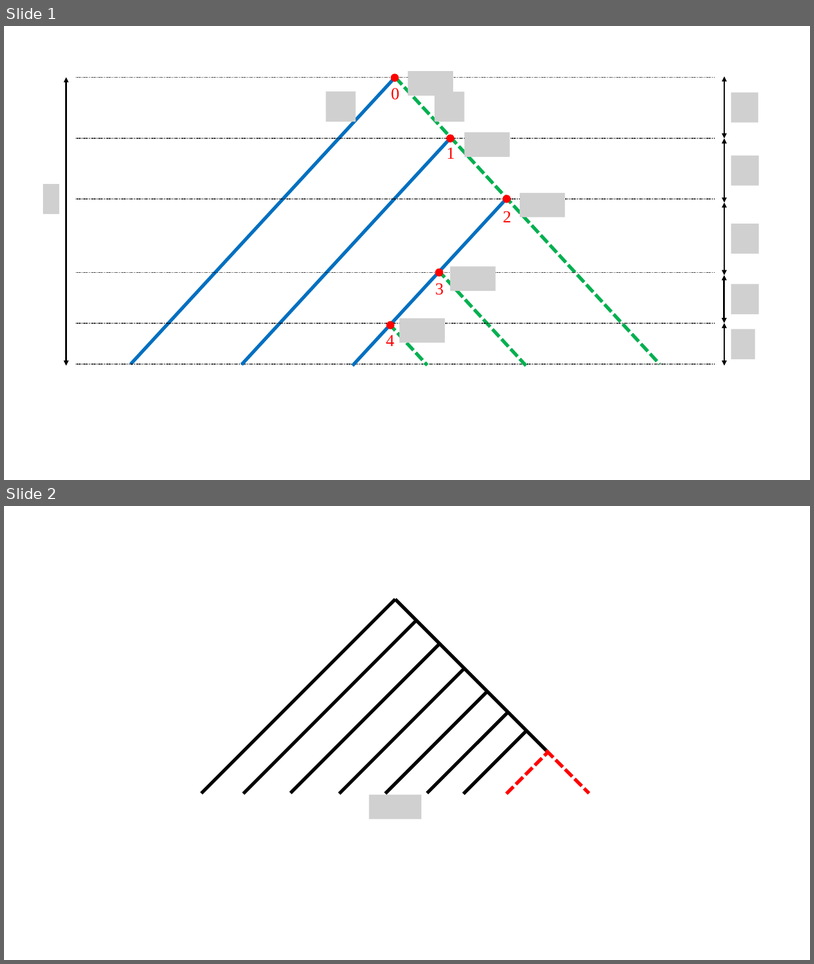
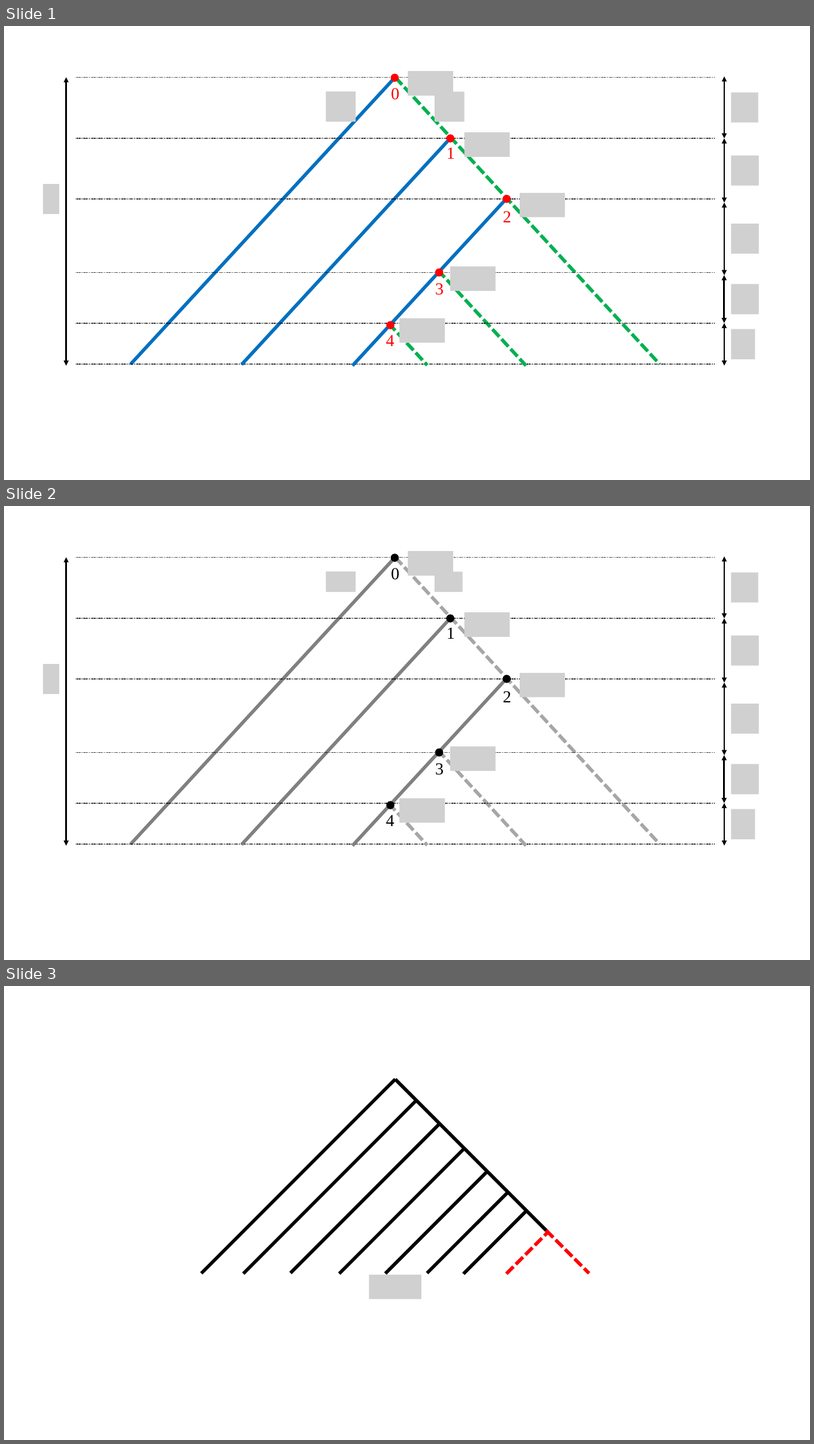
Before and after one commit to niemasd/Dual-Birth-Model, a slide deck: figures/model_figures.pptx. Shown one above the other, each under a label of ours: slides 1 and 2 before the commit, slides 1, 2 and 3 after it. The pictures are 814x964 and 814x1444 pixels, drawn with LibreOffice and Linux fonts; fonts in the diff are those of the drawing; grey boxes stand for pictures. Boxes give left, top, right and bottom in pixels: in the first picture for what was removed or moved away, otherwise in the second. Text is boxed around its words. In the diff, an @@ line names an element or a change of style, - is before the commit and + after.

```diff
--- a/figures/model_figures.pptx
+++ b/figures/model_figures.pptx
@@ slide 2 added at (x1=4, y1=506, x2=810, y2=960), background #FFFFFF @@
@@ group added at (x1=43, y1=552, x2=759, y2=846): 13 pictures, 12 lines, 6 double arrows, 5 texts, 5 ellipses @@
+0
+1
+2
+3
+4
@@ what was slide 2 is now slide 3 @@
```
Also in this commit, not shown: 1 slide changed, 1 other slide added, 3 other files.
